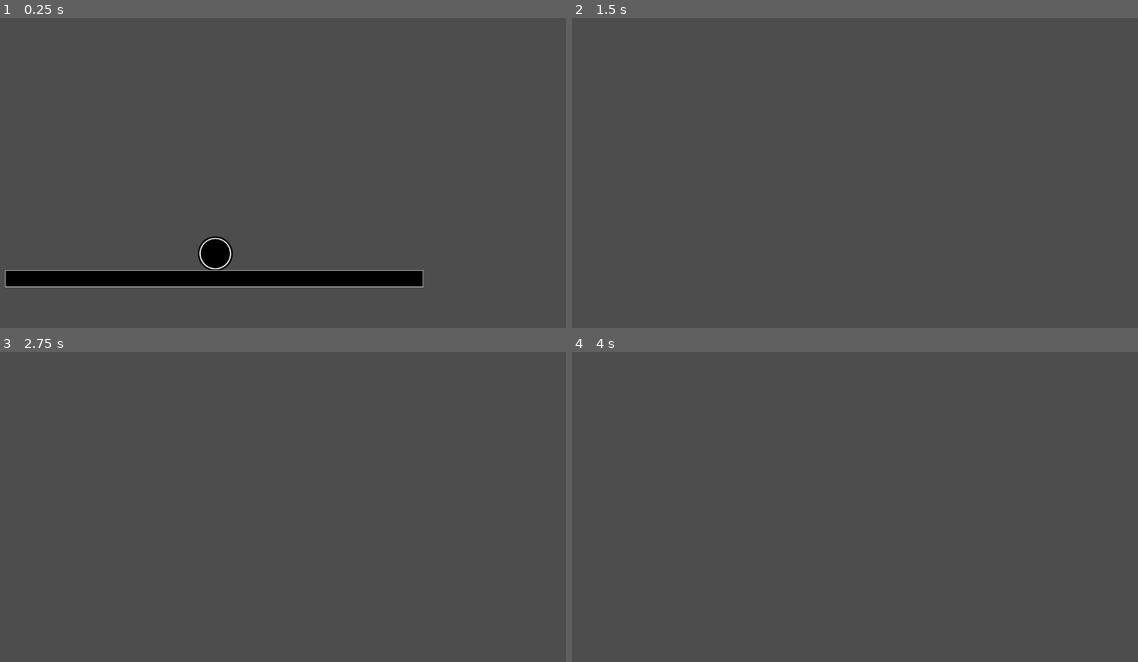
Above: before the commit, frames 1-4 (two rows, left to right).
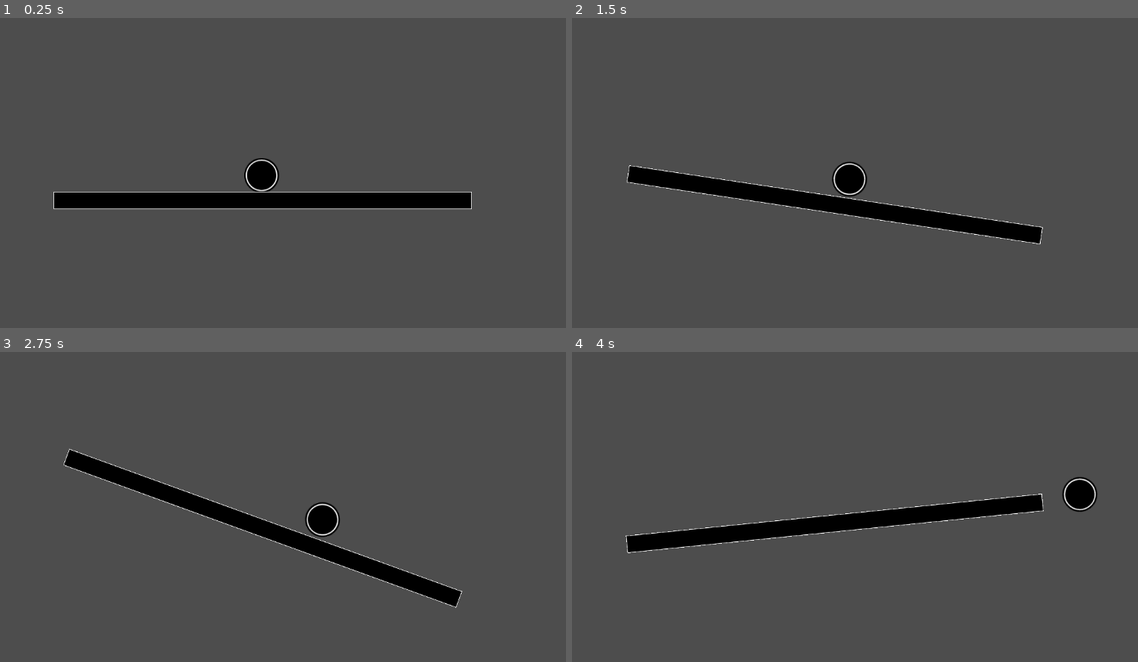
Above: after the commit, the same moments.

Repository: jo-ho/balance-game
Game: Godot game, scene res://game.tscn
The game is run twice, just before and just after one commit, with the same random seed, the same clock (stepped at 60 frames per second) and the same inputs.
Inputs:
- Up to frame 1 (0.25 s): no input
- Up to frame 2 (1.5 s): hold Down (right_down) 0.53-1.28 s; hold S (left_down) from 1.28 s (still down)
- Up to frame 3 (2.75 s): release S (left_down) at 2.03 s; hold Down (right_down) from 2.03 s (still down)
- Up to frame 4 (4 s): release Down (right_down) at 2.78 s; hold W (left_up) 2.78-3.53 s; hold S (left_down) from 3.53 s (still down)

The runs differ from the first frame. In frame 1, 9.4% of the frame differs, in the area x 0-84%, y 45-87%; in frame 2, 4.7%; in frame 3, 4.7%; in frame 4, 4.7%.

Commit message:
add camera tracking and kill zone

Diff:
--- /dev/null
+++ b/body/scripts/camera_2d.gd
@@ -0,0 +1,11 @@
+extends Camera2D
+
+
+# Called when the node enters the scene tree for the first time.
+func _ready() -> void:
+	pass # Replace with function body.
+
+
+# Called every frame. 'delta' is the elapsed time since the previous frame.
+func _process(delta: float) -> void:
+	global_position.y = lerp(global_position.y, $"../Ball".global_position.y, 0.1)
--- /dev/null
+++ b/body/scripts/killzone.gd
@@ -0,0 +1,12 @@
+extends Area2D
+
+@onready var timer: Timer = $Timer
+
+
+func _on_body_entered(body: Node2D) -> void:
+	print("You Died") # Replace with function body.
+	timer.start()
+
+
+func _on_timer_timeout() -> void:
+	get_tree().reload_current_scene()
--- /dev/null
+++ b/environment/scripts/environment.gd
@@ -0,0 +1,28 @@
+extends Node2D
+
+# Preload your platform scene
+const Platform = preload("res://scenes/platform.tscn")
+
+func _ready():
+	generate_level(1000)  # Generate 1000 units tall level
+
+func generate_level(height):
+	# Clear existing platforms first (if any)
+	for child in $Platforms.get_children():
+		child.queue_free()
+
+	var rng = RandomNumberGenerator.new()
+	rng.randomize()
+	var current_height = 0
+
+	while current_height < height:
+		var platform = Platform.instance()
+		var length = rng.randi_range(50, 200)
+		var position_x = rng.randi_range(50, 750)
+
+		# Set platform properties
+		platform.position = Vector2(position_x, -current_height)
+		platform.length = length
+
+		$Platforms.add_child(platform)
+		current_height += rng.randi_range(50, 150)
--- a/game.tscn
+++ b/game.tscn
@@ -1,9 +1,13 @@
-[gd_scene load_steps=5 format=3 uid="uid://mot2jnulhvfy"]
+[gd_scene load_steps=8 format=3 uid="uid://mot2jnulhvfy"]
 
 [ext_resource type="Script" uid="uid://deybraxkl66uj" path="res://game.gd" id="1_80nbo"]
 [ext_resource type="PackedScene" uid="uid://dlgf2llvx3moj" path="res://body/ball.tscn" id="2_e2o6t"]
 [ext_resource type="PackedScene" uid="uid://cm8gpjqpgogui" path="res://effect/effect_manager.tscn" id="2_fc0e3"]
 [ext_resource type="PackedScene" uid="uid://6mll275lpau5" path="res://body/bar.tscn" id="3_feb5d"]
+[ext_resource type="Script" uid="uid://d34ruqjmt7ppk" path="res://body/scripts/camera_2d.gd" id="5_7jktm"]
+[ext_resource type="Script" uid="uid://dlxvgg7pwsmgs" path="res://body/scripts/killzone.gd" id="5_ryrav"]
+
+[sub_resource type="WorldBoundaryShape2D" id="WorldBoundaryShape2D_eow3j"]
 
 [node name="Game" type="Node"]
 script = ExtResource("1_80nbo")
@@ -11,7 +15,30 @@
 [node name="EffectManager" parent="." instance=ExtResource("2_fc0e3")]
 
 [node name="Ball" parent="." instance=ExtResource("2_e2o6t")]
-position = Vector2(508, 500)
+position = Vector2(590, 492)
+collision_layer = 7
 
-[node name="Bar" parent="." instance=ExtResource("3_feb5d")]
-position = Vector2(506, 557)
+[node name="Bar" type="Node" parent="."]
+
+[node name="Bar" parent="Bar" instance=ExtResource("3_feb5d")]
+position = Vector2(592, 555)
+
+[node name="Killzone" type="Area2D" parent="Bar/Bar"]
+position = Vector2(-592, -554)
+collision_layer = 2
+script = ExtResource("5_ryrav")
+
+[node name="CollisionShape2D" type="CollisionShape2D" parent="Bar/Bar/Killzone"]
+position = Vector2(593, 742)
+shape = SubResource("WorldBoundaryShape2D_eow3j")
+
+[node name="Timer" type="Timer" parent="Bar/Bar/Killzone"]
+wait_time = 0.6
+one_shot = true
+
+[node name="Camera2D" type="Camera2D" parent="."]
+position = Vector2(573, 323)
+script = ExtResource("5_7jktm")
+
+[connection signal="body_entered" from="Bar/Bar/Killzone" to="Bar/Bar/Killzone" method="_on_body_entered"]
+[connection signal="timeout" from="Bar/Bar/Killzone/Timer" to="Bar/Bar/Killzone" method="_on_timer_timeout"]
Not shown: 1 places in body/ball.tscn that only renumber resources
Not shown, added: body/scripts/camera_2d.gd.uid
Not shown, added: body/scripts/killzone.gd.uid
Binary file added: environment/assets/world/Bush.png
Not shown, added: environment/assets/world/Bush.png.import
Binary file added: environment/assets/world/CliffTileset.png
Not shown, added: environment/assets/world/CliffTileset.png.import
Binary file added: environment/assets/world/DirtTileset.png
Not shown, added: environment/assets/world/DirtTileset.png.import
Binary file added: environment/assets/world/Grass.png
Not shown, added: environment/assets/world/Grass.png.import
Binary file added: environment/assets/world/GrassBackground.png
(and 4 more such lines)
